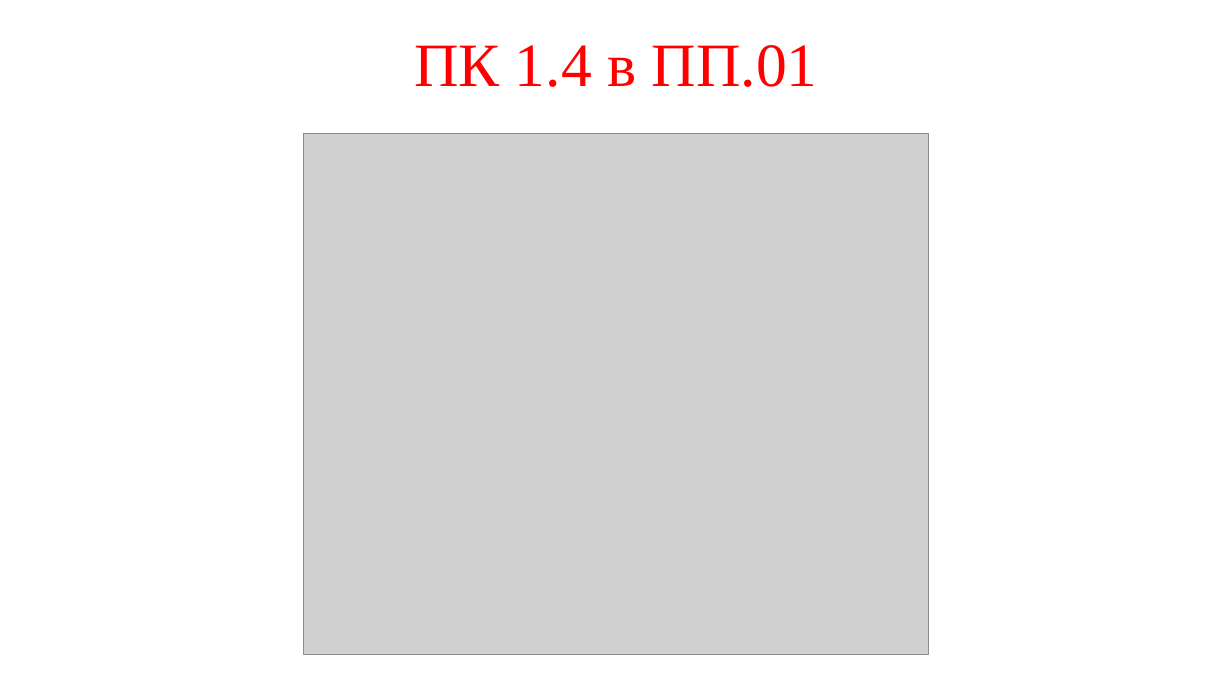
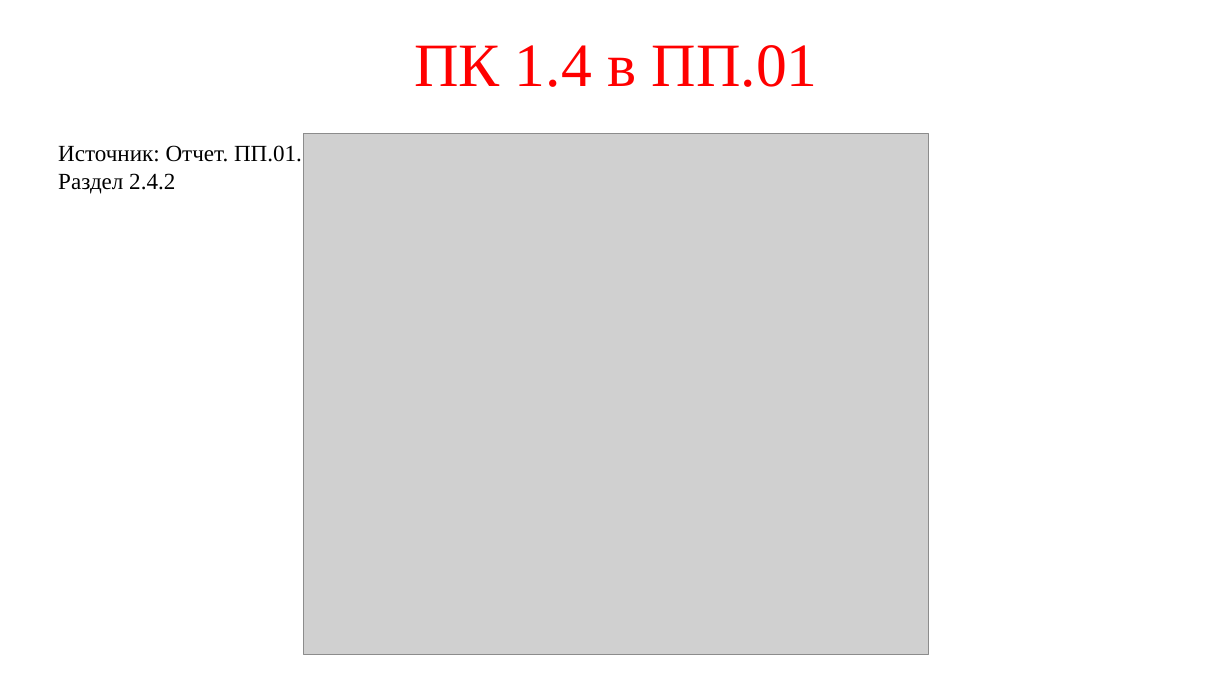
Before and after one commit to prog-kkkmt/p1-17, a slide deck: slide 10 of Модульный экзамен/ПМ.01.pptx. Drawn at 1232x693 pixels with LibreOffice and Linux fonts; fonts in the diff are those of the drawing; grey boxes stand for pictures. Boxes give left, top, right and bottom in pixels: in the first picture for what was removed or moved away, otherwise in the second. Text is boxed around its words. In the diff, an @@ line names an element or a change of style, - is before the commit and + after.

```diff
--- a/Модульный экзамен/ПМ.01.pptx
+++ b/Модульный экзамен/ПМ.01.pptx
@@ text added at bbox=[58, 145, 302, 194], 18 pt, text #000000 @@
+Источник: Отчет. ПП.01.
+Раздел 2.4.2
```
Also in this commit, not shown: 12 other slides changed, 1 other file.
